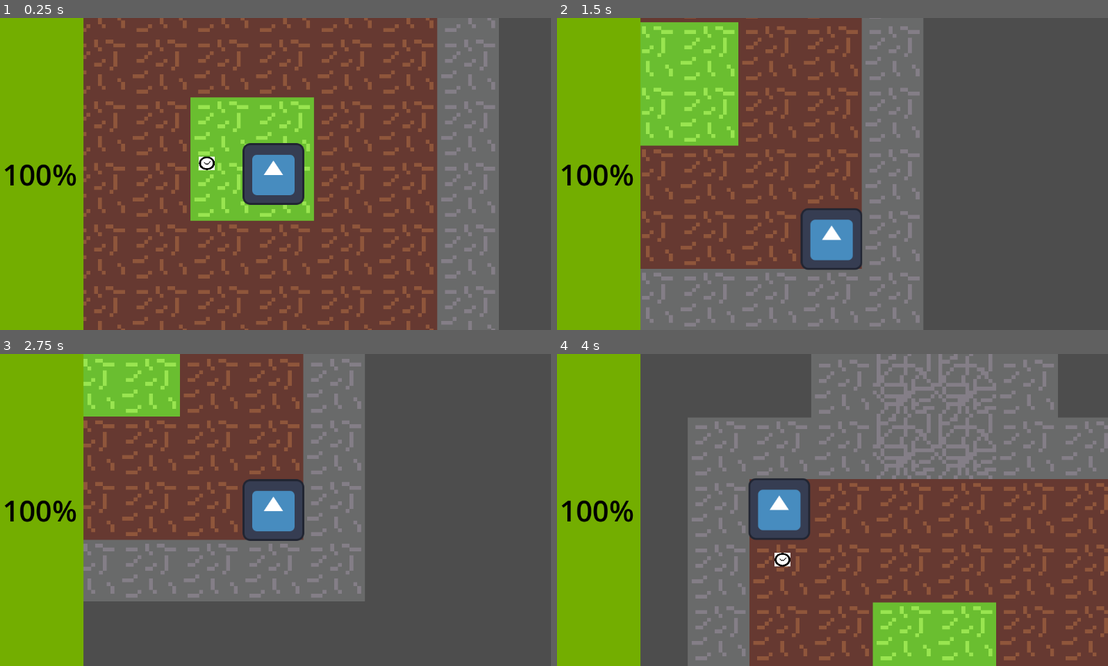
Above: before the commit, frames 1-4 (two rows, left to right).
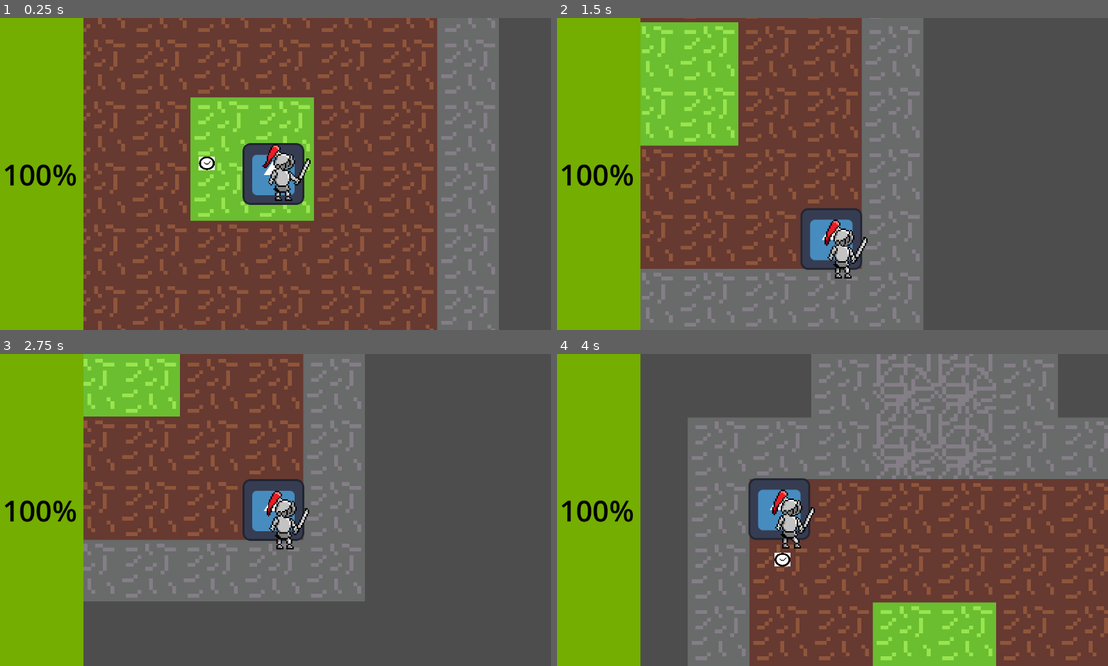
Above: after the commit, the same moments.

Repository: Kokonico/sanitation
Game: Godot game, scene res://Scenes/world.tscn
Same seed, same stepped clock (60 frames per second), same inputs: the game is played once before the commit and once after it. The engine's default icon, where the game draws it, is replaced by a stand-in: a white triangle on a blue panel in a dark square.
Inputs:
- Up to frame 1 (0.25 s): no input
- Up to frame 2 (1.5 s): tap Enter at 0.5 s; hold D (move-right) 0.53-1.28 s; tap Space (dash) at 0.6, 1.35 s; hold S (move-down) from 1.28 s (still down)
- Up to frame 3 (2.75 s): release S (move-down) at 2.03 s; hold D (move-right) from 2.03 s (still down); tap Space (dash) at 2.1 s
- Up to frame 4 (4 s): release D (move-right) at 2.78 s; hold W (move-up) 2.78-3.53 s; tap Space (dash) at 2.85, 3.6 s; hold A (move-left) from 3.53 s (still down)

The runs differ from the first frame. In frame 1, 0.7% of the frame differs, in the area x 36-57%, y 40-59%; in frame 2, 0.7%, in the area x 44-57%, y 62-84%; in frame 3, 0.7%; in frame 4, 0.7%.

Commit message:
Animations x1
implemented movement and death animations

All animations are oddly offset, need to fix that somehow.

Diff:
--- a/Scenes/player.tscn
+++ b/Scenes/player.tscn
@@ -1,7 +1,12 @@
-[gd_scene load_steps=5 format=3 uid="uid://bnbexd7lsiij2"]
-
+[gd_scene load_steps=29 format=3 uid="uid://bnbexd7lsiij2"]
+
+[ext_resource type="Script" path="res://scripts/player.gd" id="1_6cs37"]
 [ext_resource type="Texture2D" uid="uid://du0lenqpft2yx" path="res://icon.svg" id="1_aptos"]
-[ext_resource type="Script" path="res://Scripts/player.gd" id="1_ja221"]
+[ext_resource type="Texture2D" uid="uid://bu51vxh80ayn0" path="res://Animations/guy1-sword_swing no bg.png" id="3_7jf7x"]
+[ext_resource type="Texture2D" uid="uid://h73p53wino6y" path="res://Animations/guy1_-dash no bg(1).png" id="4_vm021"]
+[ext_resource type="Texture2D" uid="uid://basi30mqahpol" path="res://Animations/guy1-die no bg(1).png" id="5_ebr33"]
+[ext_resource type="Texture2D" uid="uid://bs0nd1j4ilkej" path="res://Animations/guy1-idle no bg.png" id="6_v6dm4"]
+[ext_resource type="Texture2D" uid="uid://bml7r7uv5se60" path="res://Animations/guy1-run no bg.png" id="7_u41g7"]
 
 [sub_resource type="CircleShape2D" id="CircleShape2D_lp8tm"]
 radius = 62.0322
@@ -9,9 +14,171 @@
 [sub_resource type="StyleBoxFlat" id="StyleBoxFlat_rl25q"]
 bg_color = Color(0.451036, 0.68107, 0, 1)
 
+[sub_resource type="AtlasTexture" id="AtlasTexture_i3jjd"]
+atlas = ExtResource("3_7jf7x")
+region = Rect2(7, 0, 44, 78)
+
+[sub_resource type="AtlasTexture" id="AtlasTexture_dhkxr"]
+atlas = ExtResource("3_7jf7x")
+region = Rect2(51, 0, 44, 78)
+
+[sub_resource type="AtlasTexture" id="AtlasTexture_18m2a"]
+atlas = ExtResource("3_7jf7x")
+region = Rect2(101, 0, 44, 78)
+
+[sub_resource type="AtlasTexture" id="AtlasTexture_xmxjw"]
+atlas = ExtResource("3_7jf7x")
+region = Rect2(156, 0, 44, 78)
+
+[sub_resource type="AtlasTexture" id="AtlasTexture_2lmsq"]
+atlas = ExtResource("4_vm021")
+region = Rect2(0, 0, 96, 47)
+
+[sub_resource type="AtlasTexture" id="AtlasTexture_pqe7t"]
+atlas = ExtResource("5_ebr33")
+region = Rect2(49, 0, 49, 78)
+
+[sub_resource type="AtlasTexture" id="AtlasTexture_7o6ke"]
+atlas = ExtResource("5_ebr33")
+region = Rect2(102, 0, 49, 78)
+
+[sub_resource type="AtlasTexture" id="AtlasTexture_j46pw"]
+atlas = ExtResource("5_ebr33")
+region = Rect2(162, 0, 49, 78)
+
+[sub_resource type="AtlasTexture" id="AtlasTexture_jdkn2"]
+atlas = ExtResource("5_ebr33")
+region = Rect2(222, 0, 49, 78)
+
+[sub_resource type="AtlasTexture" id="AtlasTexture_01xjl"]
+atlas = ExtResource("5_ebr33")
+region = Rect2(276, 0, 49, 78)
+
+[sub_resource type="AtlasTexture" id="AtlasTexture_e1dx4"]
+atlas = ExtResource("5_ebr33")
+region = Rect2(335, 0, 49, 78)
+
+[sub_resource type="AtlasTexture" id="AtlasTexture_rey38"]
+atlas = ExtResource("6_v6dm4")
+region = Rect2(49, 0, 34, 78)
+
+[sub_resource type="AtlasTexture" id="AtlasTexture_5y6hv"]
+atlas = ExtResource("6_v6dm4")
+region = Rect2(99, 0, 34, 78)
+
+[sub_resource type="AtlasTexture" id="AtlasTexture_i0v7q"]
+atlas = ExtResource("6_v6dm4")
+region = Rect2(149, 0, 34, 78)
+
+[sub_resource type="AtlasTexture" id="AtlasTexture_wbbpc"]
+atlas = ExtResource("7_u41g7")
+region = Rect2(25, 0, 44, 117)
+
+[sub_resource type="AtlasTexture" id="AtlasTexture_pntvh"]
+atlas = ExtResource("7_u41g7")
+region = Rect2(69, 0, 44, 117)
+
+[sub_resource type="AtlasTexture" id="AtlasTexture_6d1jr"]
+atlas = ExtResource("7_u41g7")
+region = Rect2(113, 0, 44, 117)
+
+[sub_resource type="AtlasTexture" id="AtlasTexture_vljxk"]
+atlas = ExtResource("7_u41g7")
+region = Rect2(157, 0, 44, 117)
+
+[sub_resource type="SpriteFrames" id="SpriteFrames_qye1j"]
+animations = [{
+"frames": [{
+"duration": 1.0,
+"texture": SubResource("AtlasTexture_i3jjd")
+}, {
+"duration": 1.0,
+"texture": SubResource("AtlasTexture_dhkxr")
+}, {
+"duration": 1.0,
+"texture": SubResource("AtlasTexture_18m2a")
+}, {
+"duration": 1.0,
+"texture": SubResource("AtlasTexture_xmxjw")
+}, {
+"duration": 1.0,
+"texture": SubResource("AtlasTexture_i3jjd")
+}],
+"loop": false,
+"name": &"attack",
+"speed": 15.0
+}, {
+"frames": [{
+"duration": 1.0,
+"texture": SubResource("AtlasTexture_2lmsq")
+}],
+"loop": true,
+"name": &"dash",
+"speed": 5.0
+}, {
+"frames": [{
+"duration": 1.0,
+"texture": SubResource("AtlasTexture_pqe7t")
+}, {
+"duration": 1.0,
+"texture": SubResource("AtlasTexture_7o6ke")
+}, {
+"duration": 1.0,
+"texture": SubResource("AtlasTexture_j46pw")
+}, {
+"duration": 1.0,
+"texture": SubResource("AtlasTexture_jdkn2")
+}, {
+"duration": 1.0,
+"texture": SubResource("AtlasTexture_01xjl")
+}, {
+"duration": 1.0,
+"texture": SubResource("AtlasTexture_01xjl")
+}, {
+"duration": 1.0,
+"texture": SubResource("AtlasTexture_e1dx4")
+}],
+"loop": false,
+"name": &"death",
+"speed": 5.0
+}, {
+"frames": [{
+"duration": 1.0,
+"texture": SubResource("AtlasTexture_rey38")
+}, {
+"duration": 1.0,
+"texture": SubResource("AtlasTexture_5y6hv")
+}, {
+"duration": 1.0,
+"texture": SubResource("AtlasTexture_i0v7q")
+}, {
+"duration": 1.0,
+"texture": SubResource("AtlasTexture_5y6hv")
+}],
+"loop": true,
+"name": &"idle",
+"speed": 6.0
+}, {
+"frames": [{
+"duration": 1.0,
+"texture": SubResource("AtlasTexture_wbbpc")
+}, {
+"duration": 1.0,
+"texture": SubResource("AtlasTexture_pntvh")
+}, {
+"duration": 1.0,
+"texture": SubResource("AtlasTexture_6d1jr")
+}, {
+"duration": 1.0,
+"texture": SubResource("AtlasTexture_vljxk")
+}],
+"loop": true,
+"name": &"run",
+"speed": 8.0
+}]
+
 [node name="Player" type="CharacterBody2D"]
-script = ExtResource("1_ja221")
-health = null
+script = ExtResource("1_6cs37")
 
 [node name="Sprite2D" type="Sprite2D" parent="."]
 texture = ExtResource("1_aptos")
@@ -37,3 +204,9 @@
 theme_override_styles/fill = SubResource("StyleBoxFlat_rl25q")
 allow_greater = true
 fill_mode = 3
+
+[node name="AnimatedSprite2D" type="AnimatedSprite2D" parent="."]
+position = Vector2(27, 15)
+scale = Vector2(2.96, 2.96)
+sprite_frames = SubResource("SpriteFrames_qye1j")
+animation = &"attack"
--- a/Scenes/world.tscn
+++ b/Scenes/world.tscn
@@ -26,6 +26,7 @@
 z_index = 999
 position = Vector2(940, 159)
 script = ExtResource("3_45pon")
+health = 100.0
 
 [node name="Tiles" type="Node" parent="."]
 
--- a/Scripts/player.gd
+++ b/Scripts/player.gd
@@ -3,6 +3,7 @@
 @onready var health_bar: ProgressBar = $CanvasLayer/ProgressBar
 
 @export var health: float = 100.0
+@onready var animator: AnimatedSprite2D = $AnimatedSprite2D
 
 const MAX_HP = 100.0
 const SPEED = 1000.0
@@ -29,22 +30,29 @@
 	if abs(velocity.x) <= SPEED_CAP and abs(velocity.y) <= SPEED_CAP:
 		sliding = false
 
+
 	if Input.is_action_pressed("move-up"):
 		direction.y -= 1
 		has_input = true
 		has_y_input = true
-	if Input.is_action_pressed("move-down"):
+		animator.play("run")
+	elif Input.is_action_pressed("move-down"):
 		direction.y += 1
 		has_input = true
 		has_y_input = true
-	if Input.is_action_pressed("move-left"):
+		animator.play("run")
+	elif Input.is_action_pressed("move-left"):
 		direction.x -= 1
 		has_input = true
 		has_x_input = true
-	if Input.is_action_pressed("move-right"):
+		animator.play("run")
+	elif Input.is_action_pressed("move-right"):
 		direction.x += 1
 		has_input = true
 		has_x_input = true
+		animator.play("run")
+	else:
+		animator.play("idle")
 
 	if direction != Vector2.ZERO:
 		last_direction = direction
@@ -72,6 +80,7 @@
 		if direction == Vector2.ZERO:
 			direction = last_direction
 		velocity = direction * 2500
+		animator.play("dash")
 	move_and_slide()
 	position += velocity * delta
 	self.rotation = 0
@@ -80,6 +89,7 @@
 	health -= hp
 	if health <= 0:
 		health = 0
+		animator.play("death")
 
 func attack() -> void:
 	pass
--- a/project.godot
+++ b/project.godot
@@ -14,6 +14,10 @@
 run/main_scene="res://Scenes/world.tscn"
 config/features=PackedStringArray("4.3", "Forward Plus")
 config/icon="res://icon.svg"
+
+[global_group]
+
+player=""
 
 [input]
 
@@ -42,3 +46,8 @@
 "events": [Object(InputEventKey,"resource_local_to_scene":false,"resource_name":"","device":-1,"window_id":0,"alt_press …(191 unchanged characters)…
 ]
 }
+
+[rendering]
+
+textures/canvas_textures/default_texture_filter=0
+textures/main_scene="res://Scenes/world.tscn"
Binary file added: Animations/guy1-die no bg(1).png
Not shown, added: Animations/guy1-die no bg(1).png.import
Binary file added: Animations/guy1-idle no bg.png
Not shown, added: Animations/guy1-idle no bg.png.import
Binary file added: Animations/guy1-run no bg.png
Not shown, added: Animations/guy1-run no bg.png.import
Binary file added: Animations/guy1-sword_swing no bg.png
Not shown, added: Animations/guy1-sword_swing no bg.png.import
Binary file added: Animations/guy1_-dash no bg(1).png
Not shown, added: Animations/guy1_-dash no bg(1).png.import
